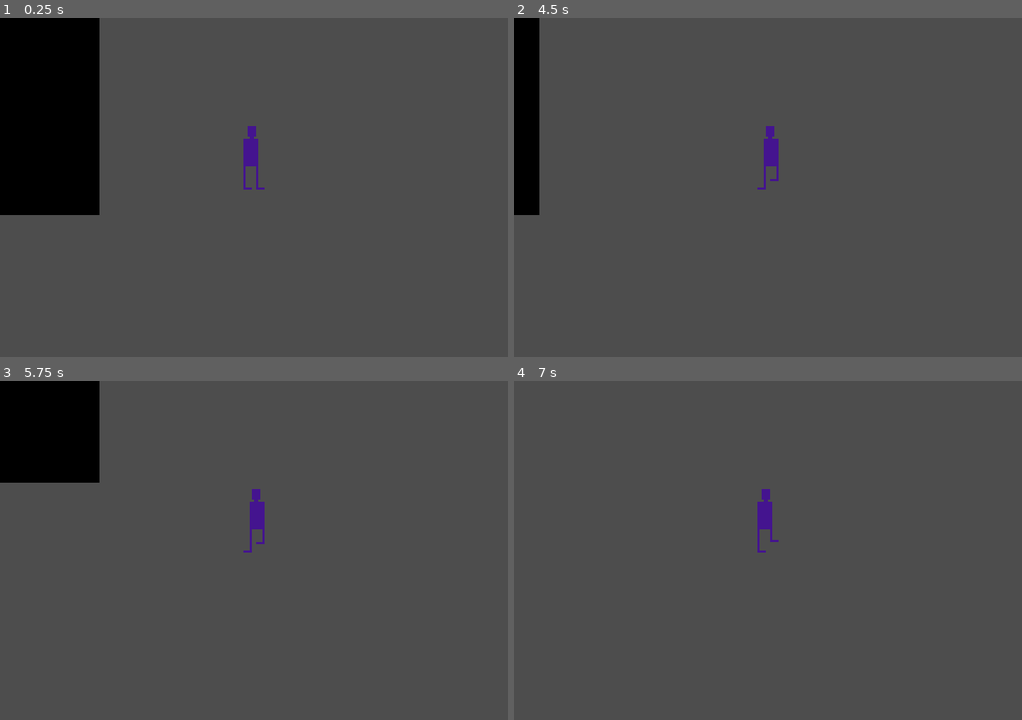
Above: before the commit, frames 1-4 (two rows, left to right).
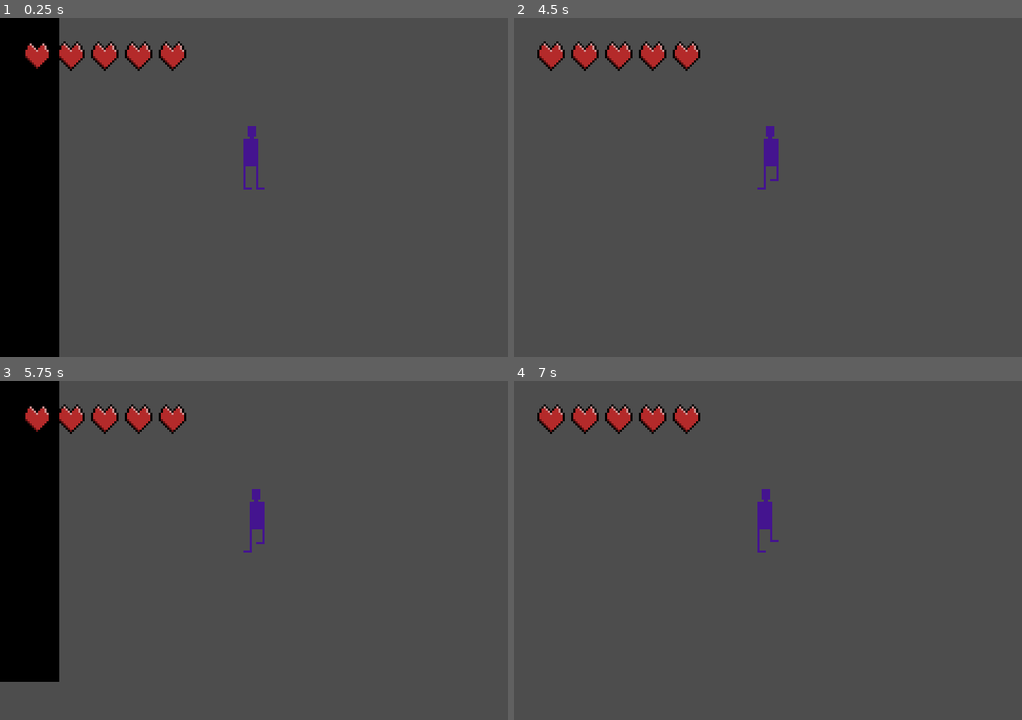
Above: after the commit, the same moments.

Repository: heroofhyla/godot-halloween-2023
Game: Godot game, scene res://room/parlor.tscn
Same seed, same stepped clock (60 frames per second), same inputs: the game is played once before the commit and once after it. This scene is started directly instead of the project's main scene.
Inputs:
- Up to frame 1 (0.25 s): no input
- Up to frame 2 (4.5 s): tap Enter (interact) at 0.5, 1.35, 2.85, 4.35 s; hold Right (move_right) 0.53-1.28 s; hold Enter (interact) 0.53-1.28 s; hold Down (move_down) 1.28-2.03 s; hold Right (move_right) 2.03-2.78 s; hold Enter (interact) 2.03-2.78 s; hold Up (move_up) 2.78-3.53 s; tap Space at 3.5 s; hold Enter (interact) 3.53-4.28 s; hold Left (move_left) from 3.53 s (still down)
- Up to frame 3 (5.75 s): release Left (move_left) at 5.03 s; hold Down (move_down) from 5.03 s (still down); hold Enter (interact) from 5.03 s (still down)
- Up to frame 4 (7 s): release Down (move_down) at 5.78 s; release Enter (interact) at 5.78 s; hold Right (move_right) 5.78-6.53 s; tap Enter (interact) at 5.85 s; hold Up (move_up) from 6.53 s (still down); hold Enter (interact) from 6.53 s (still down)

The runs differ from the first frame. In frame 1, 10% of the frame differs, in the area x 0-37%, y 0-100%; in frame 2, 4.4%; in frame 3, 10%; in frame 4, 1.5%.

Commit message:
UI, enemy work

Diff:
--- a/godot/enemy/enemy.gd
+++ b/godot/enemy/enemy.gd
@@ -2,14 +2,43 @@
 
 const SPEED: float = 48.0
 const LUNGE_SPEED: float = 128.0
+const LUNGE_WIND_UP_TIME: float = 0.25 * 1000
 const LUNGE_TIME: float = 0.5 * 1000
 const LUNGE_RECOVERY_TIME: float = 1.0 * 1000
-const WAKE_DISTANCE_SQUARED = 96 ** 2
-const LUNGE_DISTANCE_SQUARED = 32 ** 2
+const WAKE_DISTANCE_SQUARED: float = 96.0 ** 2
+const LUNGE_DISTANCE_SQUARED: float = 32.0 ** 2
 
+@onready var anim = $HumanoidAnimations
 @onready var state = IdleState.new(self)
 
+
+enum {FACE_RIGHT, FACE_LEFT}
+var facing = FACE_RIGHT
+
+func stand():
+	if facing == FACE_RIGHT:
+		anim.play("stand_right")
+	else:
+		anim.play("stand_left")
+
+func walk():
+	if facing == FACE_RIGHT:
+		anim.play("walk_right")
+	else:
+		anim.play("walk_left")
+
+func face_player():
+	if global_position.direction_to(GlobalVars.player.global_position).x > 0:
+		facing = FACE_RIGHT
+	elif global_position.direction_to(GlobalVars.player.global_position).x < 0:
+		facing = FACE_LEFT
+
+func hitbox_enabled(enable: bool):
+	$HitBox/CollisionShape2D.disabled = not enable
+
 func _physics_process(delta):
+	if Cutscene.state != Cutscene.IDLE:
+		return
 	var next_state = state._physics_process(delta)
 	if next_state:
 		state = next_state
@@ -19,6 +48,8 @@
 	var entity: CharacterBody2D
 	func _init(entity_):
 		entity = entity_
+		entity.stand()
+		entity.hitbox_enabled(false)
 
 	func _physics_process(delta: float):
 		if entity.global_position.distance_squared_to(GlobalVars.player.global_position) <= WAKE_DISTANCE_SQUARED:
@@ -31,12 +62,29 @@
 		entity = entity_
 
 	func _physics_process(delta: float):
+		entity.face_player()
+		entity.walk()
 		if entity.global_position.distance_squared_to(GlobalVars.player.global_position) <= LUNGE_DISTANCE_SQUARED:
-			return LungeState.new(entity)
+			return LungeWindUpState.new(entity)
 
 		var dir_to_player: Vector2 = entity.global_position.direction_to(GlobalVars.player.global_position)
 		entity.velocity = dir_to_player * SPEED
 		entity.move_and_slide()
+
+
+class LungeWindUpState extends RefCounted:
+	var entity: CharacterBody2D
+	var start_time = Time.get_ticks_msec()
+
+	func _init(entity_):
+		entity = entity_
+		entity.face_player()
+		entity.stand()
+
+
+	func _physics_process(delta: float):
+		if Time.get_ticks_msec() - start_time >= LUNGE_WIND_UP_TIME:
+			return LungeState.new(entity)
 
 
 class LungeState extends RefCounted:
@@ -46,14 +94,17 @@
 
 	func _init(entity_):
 		entity = entity_
+		entity.face_player()
+		entity.walk()
 		direction = entity.global_position.direction_to(GlobalVars.player.global_position)
+		entity.hitbox_enabled(true)
 
 	func _physics_process(delta: float):
 		if Time.get_ticks_msec() - start_time >= LUNGE_TIME:
 			return LungeRecoveryState.new(entity)
 
 		entity.velocity = direction * LUNGE_SPEED
-		entity.move_and_slide()
+		entity.move_and_collide(entity.velocity * delta)
 
 class LungeRecoveryState extends RefCounted:
 	var entity: CharacterBody2D
@@ -61,6 +112,8 @@
 
 	func _init(entity_):
 		entity = entity_
+		entity.stand()
+		entity.hitbox_enabled(false)
 
 	func _physics_process(delta: float):
 		if Time.get_ticks_msec() - start_time >= LUNGE_RECOVERY_TIME:
--- a/godot/enemy/enemy.tscn
+++ b/godot/enemy/enemy.tscn
@@ -9,6 +9,7 @@
 
 [node name="Enemy" type="CharacterBody2D"]
 collision_layer = 4
+motion_mode = 1
 script = ExtResource("1_hlnxu")
 
 [node name="HumanoidAnimations" parent="." instance=ExtResource("1_36i0c")]
--- a/godot/event_bus.gd
+++ b/godot/event_bus.gd
@@ -2,3 +2,4 @@
 
 signal top_interactable_changed(new_top_interactable: Interactable)
 signal room_changing()
+signal player_health_changed()
--- a/godot/global_vars/global_vars.gd
+++ b/godot/global_vars/global_vars.gd
@@ -6,5 +6,7 @@
 var broken_gate_progress: int = NEVER_INTERACTED
 var teleport_target: String = ""
 var player_facing = 0
+var player_health: int = 5
+var player_max_health: int = 5
 var player:
 	get: return get_tree().get_nodes_in_group("player")[0]
--- a/godot/player/player.gd
+++ b/godot/player/player.gd
@@ -20,8 +20,8 @@
 	stop_walking()
 
 func _on_HurtBox_area_entered(area):
-	print("Hurt!")
-	get_tree().quit()
+	GlobalVars.player_health -= 1
+	EventBus.player_health_changed.emit()
 
 func _on_EventBus_room_changing():
 	GlobalVars.player_facing = facing
--- a/godot/player/player.tscn
+++ b/godot/player/player.tscn
@@ -11,6 +11,7 @@
 radius = 5.0
 
 [node name="Player" type="CharacterBody2D" groups=["player"]]
+position = Vector2(0, 1)
 collision_layer = 0
 motion_mode = 1
 script = ExtResource("1_q3vtt")
--- a/godot/room/parlor.tscn
+++ b/godot/room/parlor.tscn
@@ -21,7 +21,7 @@
 layer_1/tile_data = PackedInt32Array(655360, 2, 0, 655361, 2, 0, 655362, 2, 0, 655363, 2, 0, 655364, 2, 0, 655365, 2, 0 …(356 unchanged characters)…
 
 [node name="Player" parent="." index="1"]
-position = Vector2(425, 227)
+position = Vector2(444, 133)
 
 [node name="WestEntrance" type="Marker2D" parent="TeleportTargets" index="0"]
 position = Vector2(22, 119)
@@ -56,4 +56,4 @@
 script = ExtResource("6_0sfua")
 
 [node name="enemy" parent="." index="5" instance=ExtResource("7_b5dbw")]
-position = Vector2(214, 128)
+position = Vector2(195, 111)
--- a/godot/room/room.tscn
+++ b/godot/room/room.tscn
@@ -1,8 +1,10 @@
-[gd_scene load_steps=4 format=3 uid="uid://d37bvh3xoepfd"]
+[gd_scene load_steps=6 format=3 uid="uid://d37bvh3xoepfd"]
 
 [ext_resource type="TileSet" uid="uid://nt46vdtko4ic" path="res://tiles/tileset.tres" id="1_p1r84"]
 [ext_resource type="Script" path="res://room/room.gd" id="1_uxdmp"]
 [ext_resource type="PackedScene" uid="uid://cl2a58cjibrcp" path="res://player/player.tscn" id="2_faqff"]
+[ext_resource type="PackedScene" uid="uid://had7dgw12ag5" path="res://ui/heart_meter.tscn" id="4_q7oiv"]
+[ext_resource type="Texture2D" uid="uid://d2wwqnd7at3g4" path="res://ui/empty_heart.png" id="5_gjvlw"]
 
 [node name="Room" type="Node2D"]
 y_sort_enabled = true
@@ -27,3 +29,21 @@
 [node name="Camera2D" type="Camera2D" parent="Player"]
 
 [node name="TeleportTargets" type="Node2D" parent="."]
+
+[node name="CanvasLayer" type="CanvasLayer" parent="."]
+
+[node name="MaxHeartMeter" parent="CanvasLayer" instance=ExtResource("4_q7oiv")]
+offset_left = 10.0
+offset_top = 10.0
+offset_right = 26.0
+offset_bottom = 26.0
+texture = ExtResource("5_gjvlw")
+expand_mode = 1
+meter_type = "player_max_health"
+
+[node name="HeartMeter" parent="CanvasLayer" instance=ExtResource("4_q7oiv")]
+offset_left = 10.0
+offset_top = 10.0
+offset_right = 26.0
+offset_bottom = 26.0
+expand_mode = 1
--- a/godot/scene_manager/scene_manager.tscn
+++ b/godot/scene_manager/scene_manager.tscn
@@ -60,6 +60,7 @@
 script = ExtResource("1_a3y74")
 
 [node name="CanvasLayer" type="CanvasLayer" parent="."]
+layer = 3
 
 [node name="ColorRect" type="ColorRect" parent="CanvasLayer"]
 anchors_preset = 15
--- /dev/null
+++ b/godot/ui/heart_meter.gd
@@ -0,0 +1,14 @@
+extends TextureRect
+
+const HEART_SPACING: int = 16
+@export_enum("player_health", "player_max_health") var meter_type: String = "player_health"
+
+func _ready():
+	EventBus.player_health_changed.connect(_on_EventBus_player_health_changed)
+	update_size()
+
+func _on_EventBus_player_health_changed():
+	update_size()
+
+func update_size():
+	size.x = 16 * GlobalVars[meter_type]
--- /dev/null
+++ b/godot/ui/heart_meter.tscn
@@ -0,0 +1,11 @@
+[gd_scene load_steps=3 format=3 uid="uid://had7dgw12ag5"]
+
+[ext_resource type="Texture2D" uid="uid://bwggryniauj6q" path="res://ui/heart.png" id="1_imihq"]
+[ext_resource type="Script" path="res://ui/heart_meter.gd" id="2_bpsmq"]
+
+[node name="HeartMeter" type="TextureRect"]
+offset_right = 16.0
+offset_bottom = 16.0
+texture = ExtResource("1_imihq")
+stretch_mode = 1
+script = ExtResource("2_bpsmq")
Binary file added: godot/ui/empty_heart.png
Not shown, added: godot/ui/empty_heart.png.import
Binary file added: godot/ui/heart.png
Not shown, added: godot/ui/heart.png.import
Not shown, added: godot/ui/empty_heart.xcf
Not shown, added: godot/ui/heart.xcf
